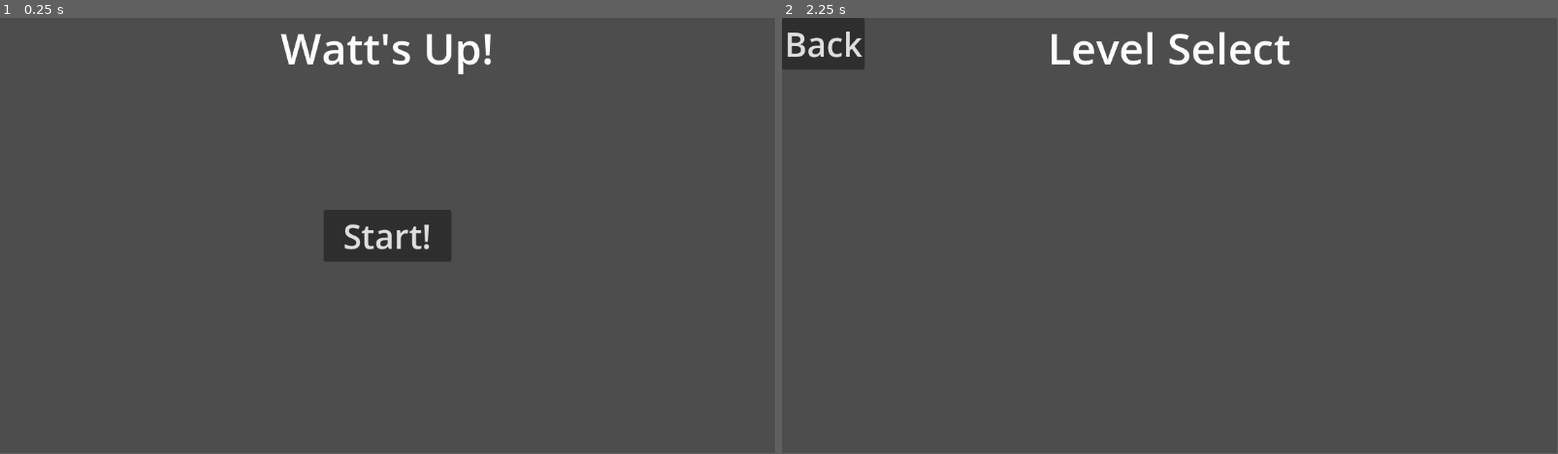
Above: before the commit, frames 1-2 (left to right).
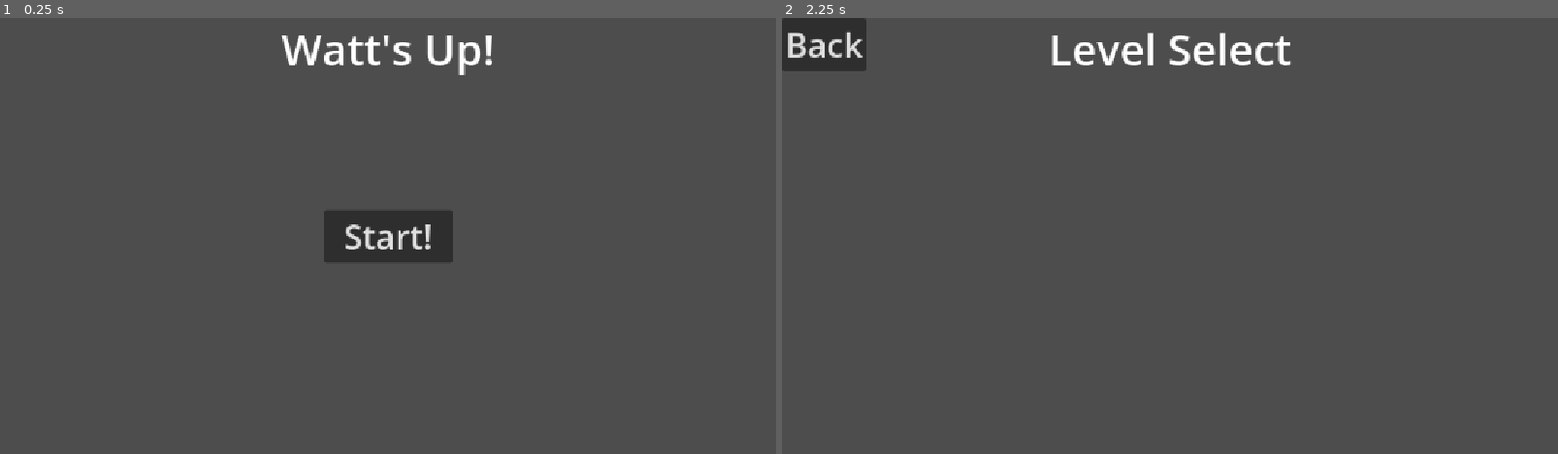
Above: after the commit, the same moments.

Repository: CrazyCat911/watts-up
Game: Godot game, scene res://mainmenu.tscn
Same seed, same stepped clock (60 frames per second), same inputs: the game is played once before the commit and once after it. The project has no main scene, so this scene is started directly.
Inputs:
- Up to frame 1 (0.25 s): no input
- Up to frame 2 (2.25 s): click "Start!" at 0.5 s; click "Back" at 1.25 s; click "Start!" at 2 s
In our replay, the window is 799x449 before the commit and 800x450 after it. These sizes can differ from the game's own. Grey fills any space a smaller window leaves; there, only what the larger window draws over its background counts as a difference.

The runs differ from the first frame. In frame 1, 0.7% of the frame differs, in the area x 36-64%, y 3-56%; in frame 2, 0.7%.

Commit message:
Small Bugfixes

Diff:
--- a/level_stub.tscn
+++ b/level_stub.tscn
@@ -7,11 +7,15 @@
 script = ExtResource("1_1bbum")
 
 [node name="Shop" parent="." instance=ExtResource("2_n2myd")]
-anchors_preset = 9
+anchors_preset = 0
 anchor_right = 0.0
-offset_right = 128.0
+anchor_bottom = 0.0
+offset_left = 1024.0
+offset_right = 1152.0
 offset_bottom = 648.0
 grow_horizontal = 1
+grow_vertical = 1
+metadata/_edit_use_anchors_ = true
 
 [connection signal="item_selected" from="Shop" to="." method="_on_shop_item_selected"]
 [connection signal="shop_ready" from="Shop" to="." method="_on_shop_shop_ready"]
--- a/project.godot
+++ b/project.godot
@@ -13,3 +13,7 @@
 config/name="Watt's Up?"
 config/features=PackedStringArray("4.4", "Forward Plus")
 config/icon="res://icon.svg"
+
+[display]
+
+window/stretch/mode="canvas_items"
--- a/shop.gd
+++ b/shop.gd
@@ -9,6 +9,10 @@
 ## [param sprites] - item name to image path
 func init_shop(data: Dictionary, sprites: Dictionary) -> void:
 	var container_node: VBoxContainer = $VBoxContainer
+
+	for child in container_node.get_children():
+		child.queue_free()
+
 	shopdata = data
 
 	for item_name in shopdata.keys():
--- a/shop.tscn
+++ b/shop.tscn
@@ -3,10 +3,10 @@
 [ext_resource type="Script" uid="uid://bbl86okxdxoyv" path="res://shop.gd" id="1_viryw"]
 
 [node name="ScrollContainer" type="ScrollContainer"]
-anchors_preset = 15
-anchor_right = 1.0
-anchor_bottom = 1.0
-offset_right = -1024.0
+custom_minimum_size = Vector2(128, 648)
+offset_top = 4.0
+offset_right = 128.0
+offset_bottom = 652.0
 grow_horizontal = 2
 grow_vertical = 2
 horizontal_scroll_mode = 0
